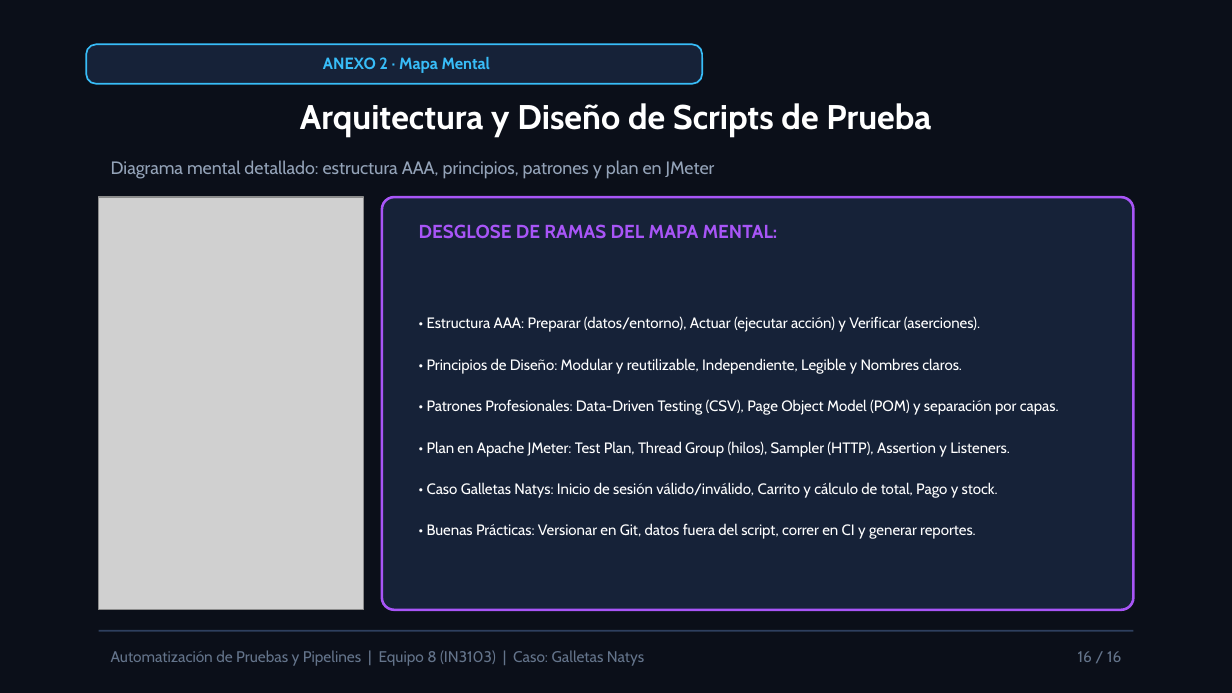
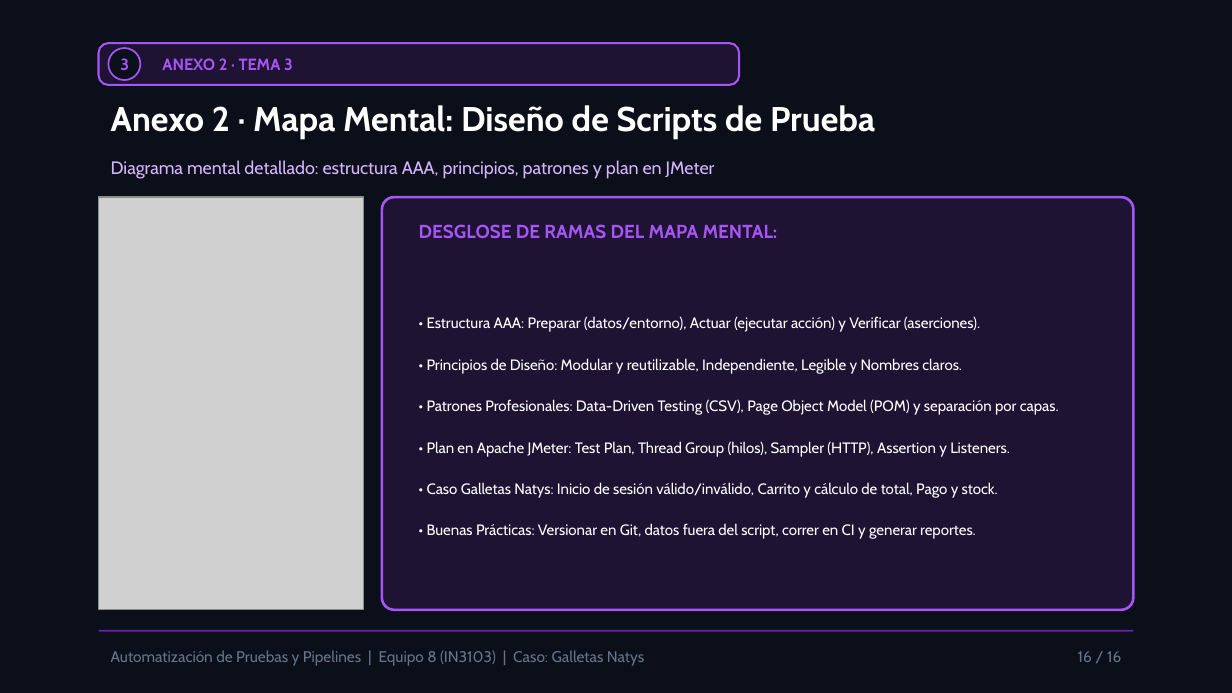
Before and after one commit to Elias0902/natys-landing-exposicion, a slide deck: slide 16 of public/docs/diapositivas-equipo8.pptx. Drawn at 1232x693 pixels with LibreOffice and Linux fonts; fonts in the diff are those of the drawing; grey boxes stand for pictures. Boxes give left, top, right and bottom in pixels: in the first picture for what was removed or moved away, otherwise in the second. Text is boxed around its words. In the diff, an @@ line names an element or a change of style, - is before the commit and + after.

```diff
--- a/public/docs/diapositivas-equipo8.pptx
+++ b/public/docs/diapositivas-equipo8.pptx
@@ rounded rectangle: place and size @@
-rounded rectangle at (86, 44, 702, 84)
+rounded rectangle at (99, 43, 739, 85)
@@ rounded rectangle at (99, 43, 739, 85): fill #162238 to #1E1333; outline #38BDF8 1 pt to #A855F7 1.2 pt; proportions changed @@
@@ ellipse added at (108, 48, 140, 80), fill #0B0F19, outline #A855F7 1 pt @@
@@ text added at (120, 58, 129, 70), 9.5 pt, text #A855F7, bold @@
+3
@@ text at (162, 58, 293, 70): text changed; text colour #38BDF8 to #A855F7 @@
-ANEXO 2 · Mapa Mental
+ANEXO 2 · TEMA 3
@@ text at (111, 105, 875, 139): text changed @@
-Arquitectura y Diseño de Scripts de Prueba
+Anexo 2 · Mapa Mental: Diseño de Scripts de Prueba
@@ text "Diagrama mental detallado: estructura AAA, ..." at (111, 160, 715, 179): text colour #94A3B8 to #D8B4FE @@
@@ rounded rectangle at (382, 197, 1133, 610): fill #162238 to #1E1333 @@
@@ line (99, 631) - (1133, 631): stroke #2E3F5E 1 pt to #6B21A8 1 pt @@
```
Also in this commit, not shown: 15 other slides changed, 8 other files.
